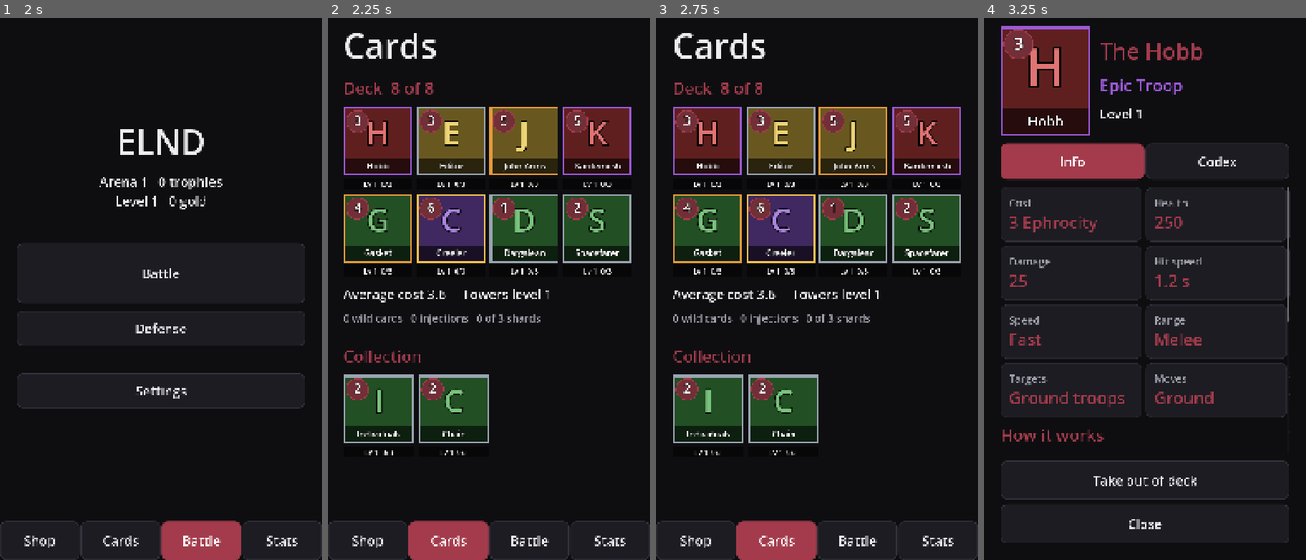
Above: before the commit, frames 1-4 (left to right).
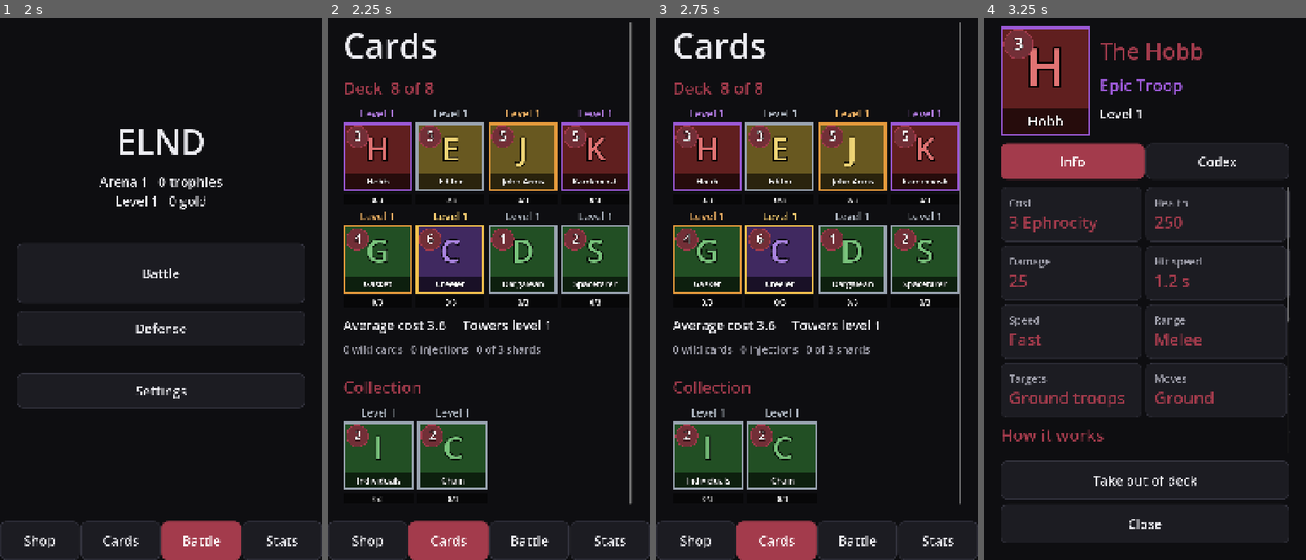
Above: after the commit, the same moments.

Repository: HenryElendheim/ELND
Game: Godot game, scene res://scenes/splash.tscn
The game is run twice, just before and just after one commit, with the same random seed, the same clock (stepped at 60 frames per second) and the same inputs.
Inputs (mouse positions are in pixels of both pictures, inside the frame that each line leads up to):
- Up to frame 1 (2 s): tap Enter at 0.5 s; move the mouse to (231, 245) at 0.52 s; click (231, 245) at 0.67 s; drag from (96, 299) to (144, 386) at 1.27 s
- Up to frame 2 (2.25 s): click "Cards" at 2 s
- Up to frame 3 (2.75 s): no input
- Up to frame 4 (3.25 s): click (1035, 148) at 2.77 s

Frame 1 is identical in both runs. In frame 2, 32% of the frame differs, in the area x 4-95%, y 0-90%; in frame 3, 31%; in frame 4, nothing differs.

Commit message:
Show card levels above the cards
On the Cards screen each card's level now sits on its own line above the
tile, in the card's rarity colour, and says Max level at the top. The bar
underneath just shows copies toward the next level.

Diff:
--- a/scenes/deck.gd
+++ b/scenes/deck.gd
@@ -1,5 +1,5 @@
 extends Screen
-## The Cards screen. Your deck sits at the top as two rows of four tiles, each with its level and copies bar,
+## The Cards screen. Your deck sits at the top as two rows of four tiles, each with its level above it and its copies bar below,
 ## then the average Ephrocity cost and tower level, then the rest of your collection.
 ## Tap a card to open its details, with its stats, how it works and its Codex entry,
 ## and the buttons to add it, swap it in, take it out, switch its evolution or spend wild cards.
--- a/scripts/ui/card_tile.gd
+++ b/scripts/ui/card_tile.gd
@@ -3,16 +3,19 @@
 ## One card drawn as a tile: a frame in the card's rarity colour, its containment class colour inside with a big letter
 ## as placeholder art, the Ephrocity cost in a wine red drop at the top left and the short name along the bottom.
 ## Everything is drawn to fit the tile, which means a long name shrinks instead of stretching the screen.
-## The same tile is used in the battle hand and on the Cards screen, where it can also show the level and copies bar.
+## The same tile is used in the battle hand and on the Cards screen, where it also shows the level above the card
+## and the bar of copies toward the next level below it.
 
 const COST_FILL := Color("#722F37")
 const COST_EDGE := Color("#A33B4C")
 const EVOLUTION_GLOW := Color("#B46CFF")
 const BAR_HEIGHT := 40.0
+const LEVEL_HEIGHT := 44.0
+const GAP := 8.0
 const LIFT := 14.0
 
 var card_id := ""
-## Shows the level and the bar of copies toward the next level under the tile.
+## Shows the level above the tile and the bar of copies toward the next level under it.
 var show_progress := false
 ## Glows purple, which marks an evolution that is switched on or ready to come out.
 var evolution := false
@@ -32,7 +35,7 @@
 	text = ""
 	clip_contents = true
 	size_flags_horizontal = SIZE_EXPAND_FILL
-	custom_minimum_size = Vector2(0, 230 + (BAR_HEIGHT + 8 if progress else 0))
+	custom_minimum_size = Vector2(0, 230 + (LEVEL_HEIGHT + BAR_HEIGHT + GAP * 2 if progress else 0))
 
 
 func _draw() -> void:
@@ -41,13 +44,18 @@
 	var cards := Data.table("cards")
 	var card: Dictionary = cards.cards[card_id]
 	var font := get_theme_default_font()
-	var tile := Rect2(Vector2.ZERO, size - Vector2(0, BAR_HEIGHT + 8 if show_progress else 0))
+	var tile := Rect2(Vector2.ZERO, size)
+	if show_progress:
+		var top := LEVEL_HEIGHT + GAP
+		tile = Rect2(0, top, size.x, size.y - top - BAR_HEIGHT - GAP)
 	# In the hand, cards sit a little low, and a picked card lifts into that space unless reduced motion is on.
 	if not show_progress:
 		var lifted := button_pressed and not Settings.reduced_motion()
 		tile = Rect2(0, 0 if lifted else LIFT, size.x, size.y - LIFT)
 	var rarity := Progress.card_rarity(card_id)
 	var frame := Color(Data.table("chests").colours.get(rarity, "#9AA4B1"))
+	if show_progress:
+		_draw_level(font, frame)
 	var class_colour := Color(cards.classes.get(card.get("class", ""), "#8A8A8A"))
 
 	if evolution:
@@ -80,10 +88,17 @@
 	if button_pressed:
 		draw_rect(tile, Color.WHITE, false, 6.0)
 	if show_progress:
-		_draw_progress(font, Rect2(0, tile.end.y + 8, size.x, BAR_HEIGHT))
+		_draw_progress(font, Rect2(0, tile.end.y + GAP, size.x, BAR_HEIGHT))
 
 
-## The level on the left and a bar filling toward the next level, or "Max" once the card is at the top level.
+## The card's level sits above the tile in its rarity colour, which means it reads at a glance before the card itself.
+func _draw_level(font: Font, colour: Color) -> void:
+	var level := int(Progress.card(card_id).level)
+	var text_value := "Max level" if level >= Progress.max_card_level() else "Level %d" % level
+	_centred(font, text_value, Vector2(size.x / 2.0, LEVEL_HEIGHT * 0.8), int(LEVEL_HEIGHT * 0.8), colour.lightened(0.2), size.x - 8)
+
+
+## A bar filling toward the next level with the copies on it, or "Max" once the card is at the top level.
 func _draw_progress(font: Font, bar: Rect2) -> void:
 	var progress := Progress.card(card_id)
 	var level := int(progress.level)
@@ -92,7 +107,7 @@
 	var share := 1.0 if maxed else clampf(float(progress.copies) / float(needed), 0.0, 1.0)
 	draw_rect(bar, Color(0, 0, 0, 0.5))
 	draw_rect(Rect2(bar.position, Vector2(bar.size.x * share, bar.size.y)), COST_EDGE if share < 1.0 else Color("#4CAF50"))
-	var label := "Lv %d  %s" % [level, "Max" if maxed else "%d/%d" % [int(progress.copies), needed]]
+	var label := "Max" if maxed else "%d/%d" % [int(progress.copies), needed]
 	_centred(font, label, Vector2(bar.get_center().x, bar.get_center().y + bar.size.y * 0.25), int(bar.size.y * 0.62), Color.WHITE, bar.size.x - 8)
 
 
